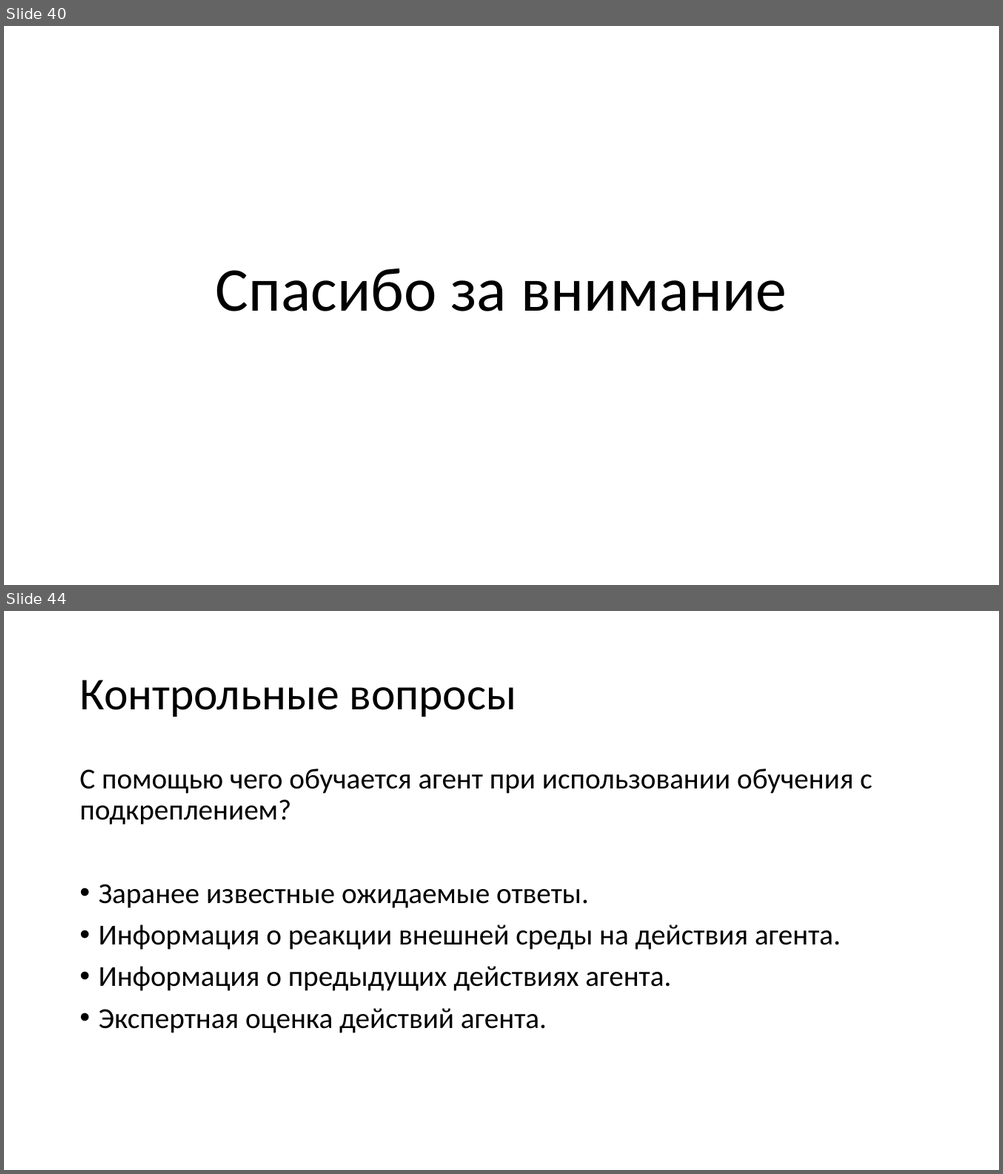
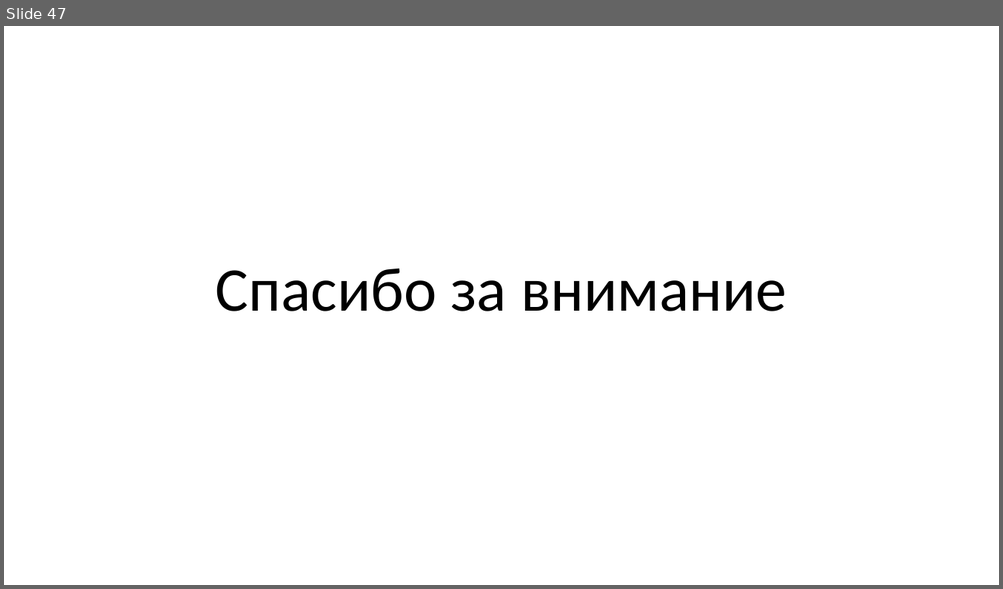
Before and after one commit to mosalov/AI_main_lectures, a slide deck: Лекция 3 07_10_2020.pptx. Shown one above the other, each under a label of ours: slides 40 and 44 before the commit, slide 47 after it; the slides between them are not shown. The pictures are 1003x1174 and 1003x589 pixels, drawn with LibreOffice and Linux fonts; fonts in the diff are those of the drawing. Boxes give left, top, right and bottom in pixels: in the first picture for what was removed or moved away, otherwise in the second. Text is boxed around its words. In the diff, an @@ line names an element or a change of style, - is before the commit and + after.

```diff
--- a/Лекция 3 07_10_2020.pptx
+++ b/Лекция 3 07_10_2020.pptx
@@ slide 44 removed at <box>4,611,999,1170</box>, background #FFFFFF @@
@@ title removed at <box>79,680,517,717</box> @@
-Контрольные вопросы
@@ text removed at <box>79,769,872,1034</box> @@
-С помощью чего обучается агент при использовании обучения с подкреплением?
-• Заранее известные ожидаемые ответы.
-• Информация о реакции внешней среды на действия агента.
-• Информация о предыдущих действиях агента.
-• Экспертная оценка действий агента.
@@ what was slide 40 is now slide 47 @@
```
Also in this commit, not shown: 13 slides changed, 16 slides added, 8 other slides removed, 3 other files.
